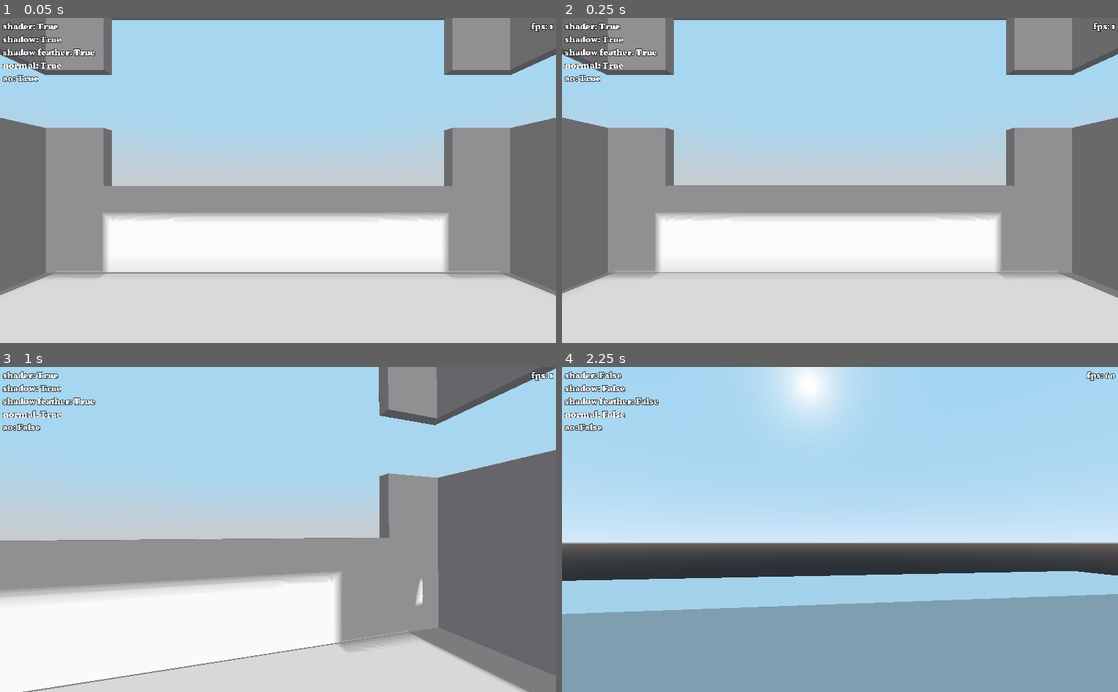
Above: before the commit, frames 1-4 (two rows, left to right).
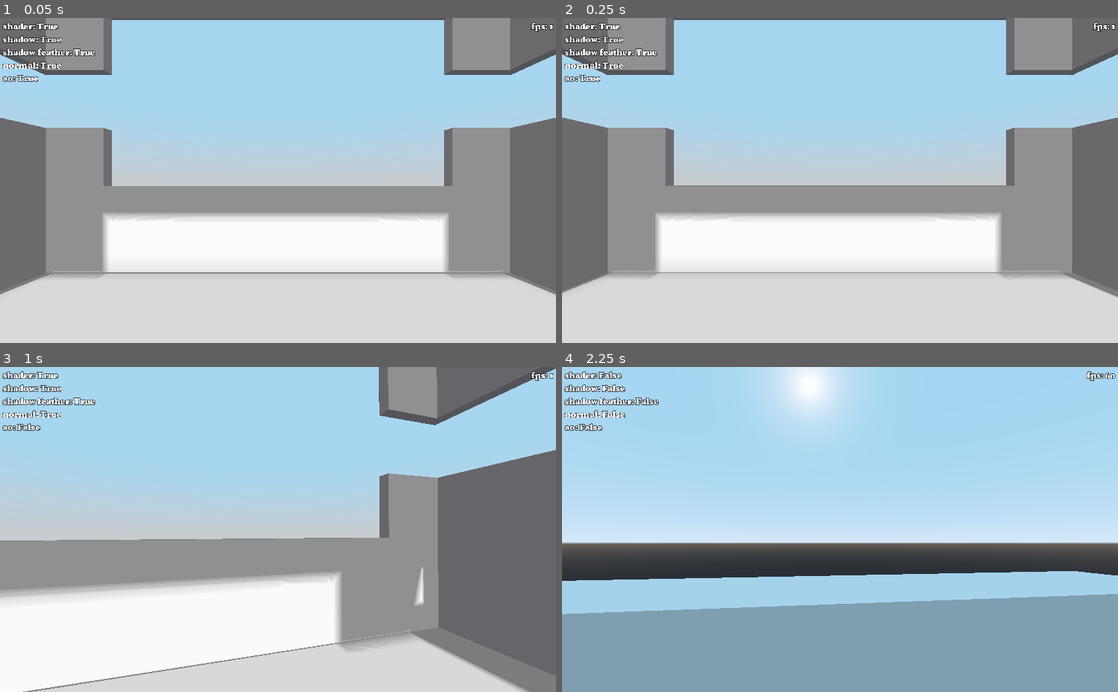
Above: after the commit, the same moments.

Repository: Eptwalabha/shadow-sdf-godot
Game: Godot game, scene res://scenes/Level.tscn
Same seed, same stepped clock (60 frames per second), same inputs: the game is played once before the commit and once after it.
Inputs (mouse positions are in pixels of both pictures, inside the frame that each line leads up to):
- Up to frame 1 (0.05 s): no input
- Up to frame 2 (0.25 s): no input
- Up to frame 3 (1 s): move the mouse to (305, 529) at 0.52 s; hold Up (move_forward) from 0.53 s (still down); tap Keypad 5 (toggle_ao) at 0.6 s
- Up to frame 4 (2.25 s): keep holding Up (move_forward); move the mouse to (812, 529) at 1.27 s; tap Keypad 4 (toggle_normal) at 1.35 s; move the mouse to (851, 523) at 2.02 s; tap Keypad 1 (toggle_shader) at 2.1 s

The runs differ from the first frame. In frame 1, less than 0.1% of the frame differs, in the area x 0-100%, y 77-86%; in frame 2, less than 0.1%; in frame 3, less than 0.1%, in the area x 73-92%, y 33-98%; in frame 4, nothing differs.

Commit message:
rename CSGBox

Diff:
--- a/scenes/Level.tscn
+++ b/scenes/Level.tscn
@@ -38,19 +38,19 @@
 height = 1.0
 depth = 3.0
 
-[node name="HoleRoof2" type="CSGBox" parent="GEO/Room"]
+[node name="HoleHalf" type="CSGBox" parent="GEO/Room"]
 operation = 2
 width = 9.0
 height = 1.0
 depth = 9.0
 
-[node name="HoleRoof3" type="CSGBox" parent="GEO/Room"]
+[node name="HoleWindows" type="CSGBox" parent="GEO/Room"]
 operation = 2
 width = 6.0
 height = 3.0
 depth = 9.0
 
-[node name="Door" type="CSGBox" parent="GEO/Room"]
+[node name="HoleDoor" type="CSGBox" parent="GEO/Room"]
 transform = Transform( 1, 0, 0, 0, 1, 0, 0, 0, 1, 4, -1.5, 0 )
 operation = 2
 width = 1.0
--- a/shader/SDFShadow.shader
+++ b/shader/SDFShadow.shader
@@ -20,7 +20,7 @@
 
 const float MAX_DIST = 30.;
 const float SURF_DIST = 1e-2;
-const int MAX_STEP = 60;
+const int MAX_STEP = 70;
 
 float sdBox(vec3 p, vec3 box) {
 	vec3 q = abs(p) - box;
@@ -125,12 +125,12 @@
 		vec3 sun = vec3(.8, .8, .5);
 		float sd = smoothstep(.99, .999, dot(rd, light_normal));
 		c = mix(bg, sun, sd);
+//		c = texture(SCREEN_TEXTURE, SCREEN_UV).rgb;
 	} else {
 		vec3 normal = getNormal(p);
 		float diff = getDiffuse(p, normal, light_normal);
 		vec3 shadow = getShadowDir(p, normal, light_normal);
-		vec3 mat = texture(SCREEN_TEXTURE, SCREEN_UV).rgb;
-		mat = vec3(1.);
+		vec3 mat = vec3(1.);
 		if (normal_enable) {
 			mat *= diff;
 		}
